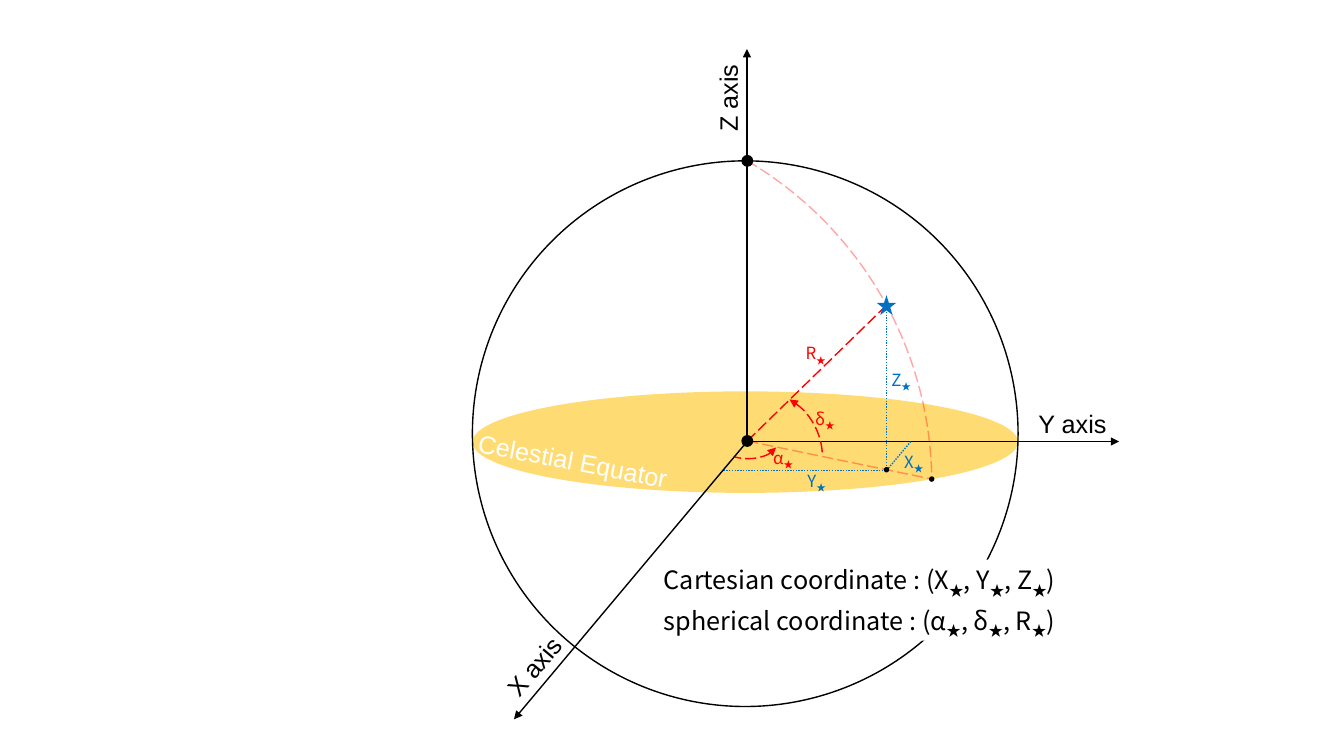
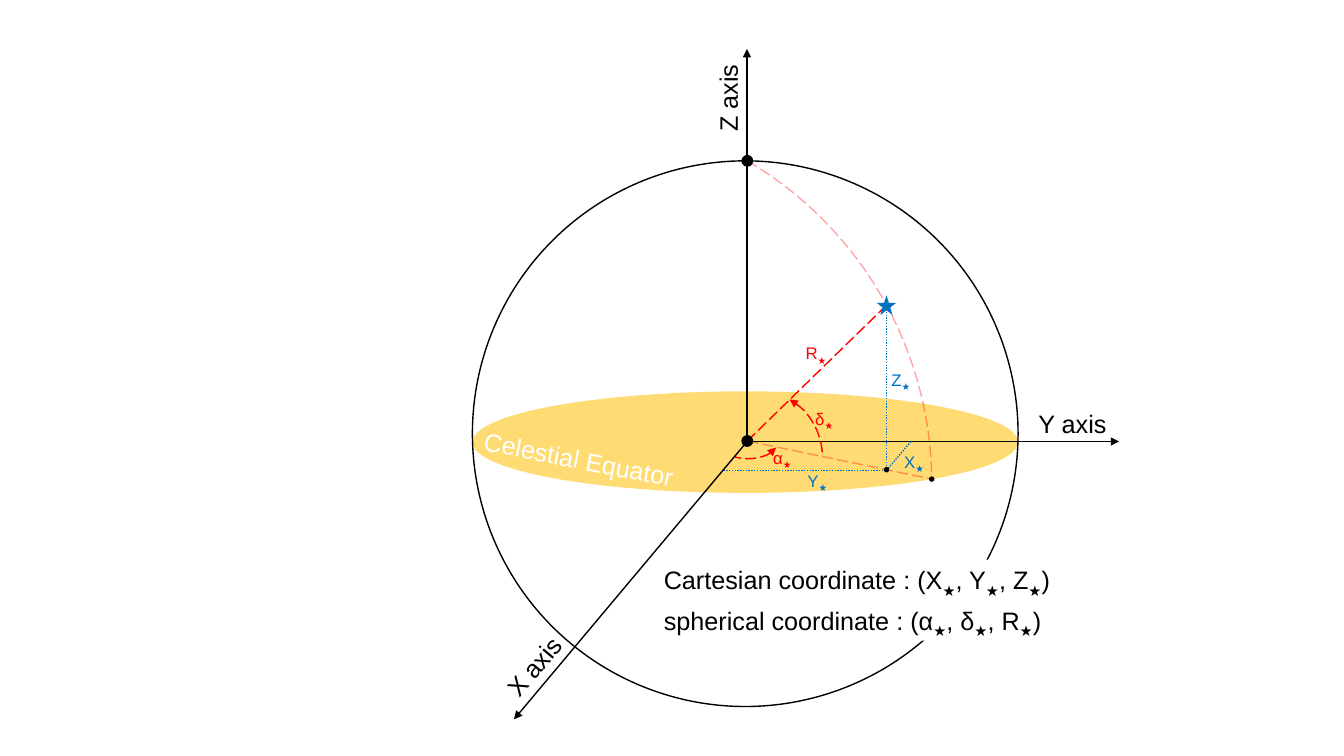
Before and after one commit to a2468834/Global_Positioning_System, a slide deck: slide 2 of HW6/天球座標.pptx. Drawn at 1344x756 pixels with LibreOffice and Linux fonts; fonts in the diff are those of the drawing. Boxes give left, top, right and bottom in pixels: in the first picture for what was removed or moved away, otherwise in the second. Text is boxed around its words. In the diff, an @@ line names an element or a change of style, - is before the commit and + after.

```diff
--- a/HW6/天球座標.pptx
+++ b/HW6/天球座標.pptx
@@ text "Celestial Equator" rewrapped from [465,420,944,552] to [471,419,706,503] @@
@@ font Noto Sans CJK TC to Arial in 8 elements at [891,374,901,386], [807,475,818,487], [904,456,915,468], [806,347,818,359], [815,413,824,429], [773,450,783,464], [664,570,1028,595], [664,611,1020,635] @@
```
Also in this commit, not shown: 1 other slide changed, 6 other files.
